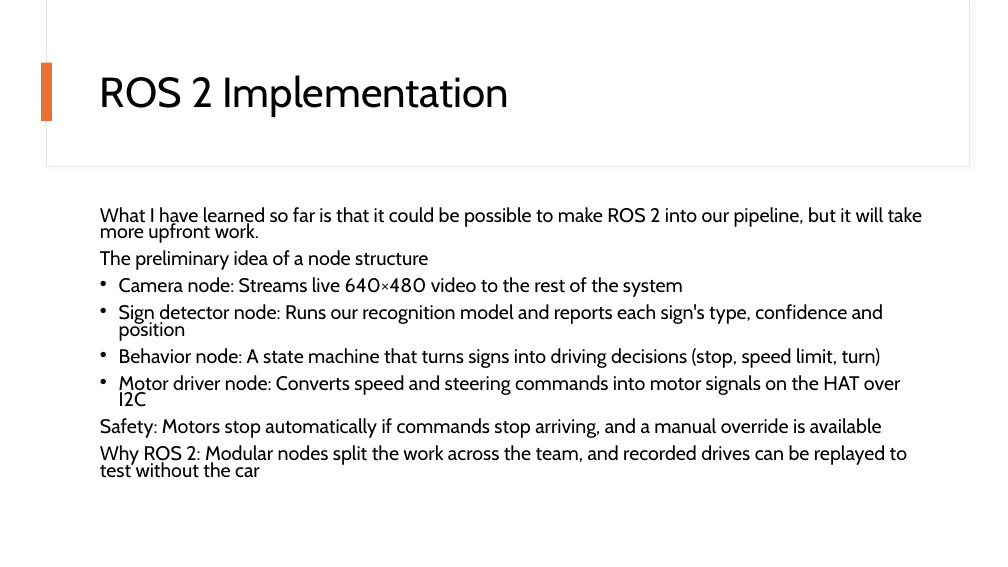
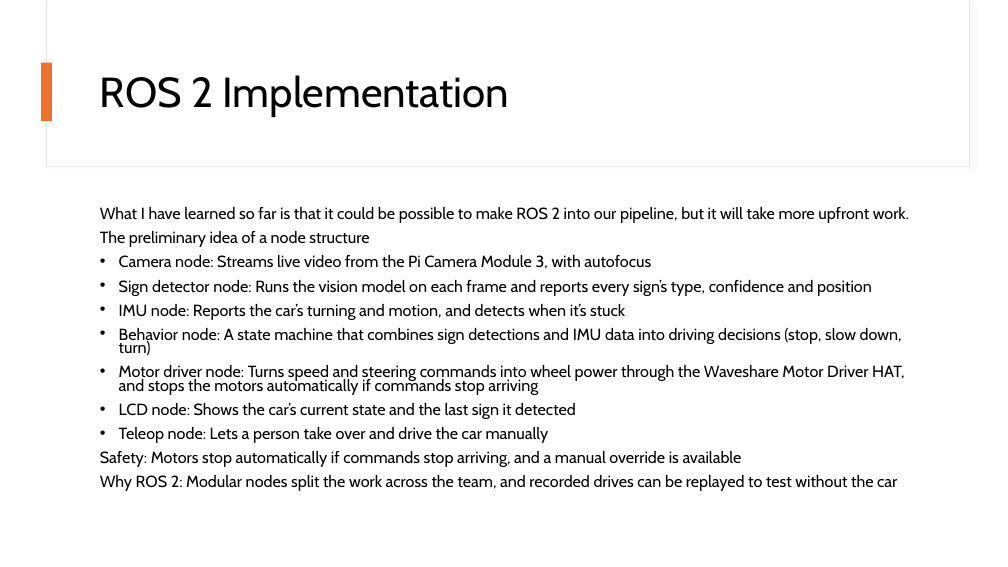
Before and after one commit to EthanWellsSr/BuggyBot, a slide deck: slide 2 of Weekly Reports/slides/3-ethan-bishop.pptx. Drawn at 1008x567 pixels with LibreOffice and Linux fonts; fonts in the diff are those of the drawing. Boxes give left, top, right and bottom in pixels: in the first picture for what was removed or moved away, otherwise in the second. Text is boxed around its words. In the diff, an @@ line names an element or a change of style, - is before the commit and + after.

```diff
--- a/Weekly Reports/slides/3-ethan-bishop.pptx
+++ b/Weekly Reports/slides/3-ethan-bishop.pptx
@@ text at (x1=100, y1=207, x2=909, y2=491): size 18.7 to 15.4 pt in "What I have learned so far is ...", "The preliminary idea of a node structure", "Safety: Motors stop automatically if commands stop ...", "Why ROS 2: Modular nodes split the ..." @@
@@ text at (x1=119, y1=255, x2=904, y2=443): text changed; size 18.7 to 15.4 pt @@
-• Camera node: Streams live 640×480 video to the rest of the system
-• Sign detector node: Runs our recognition model and reports each sign's type, confidence and position
-• Behavior node: A state machine that turns signs into driving decisions (stop, speed limit, turn)
-• Motor driver node: Converts speed and steering commands into motor signals on the HAT over I2C
+• Camera node: Streams live video from the Pi Camera Module 3, with autofocus
+• Sign detector node: Runs the vision model on each frame and reports every sign’s type, confidence and position
+• IMU node: Reports the car’s turning and motion, and detects when it’s stuck
+• Behavior node: A state machine that combines sign detections and IMU data into driving decisions (stop, slow down, turn)
+• Motor driver node: Turns speed and steering commands into wheel power through the Waveshare Motor Driver HAT, and stops the motors automatically if commands stop arriving
+• LCD node: Shows the car’s current state and the last sign it detected
+• Teleop node: Lets a person take over and drive the car manually
```
Also in this commit, not shown: 1 other slide changed.
